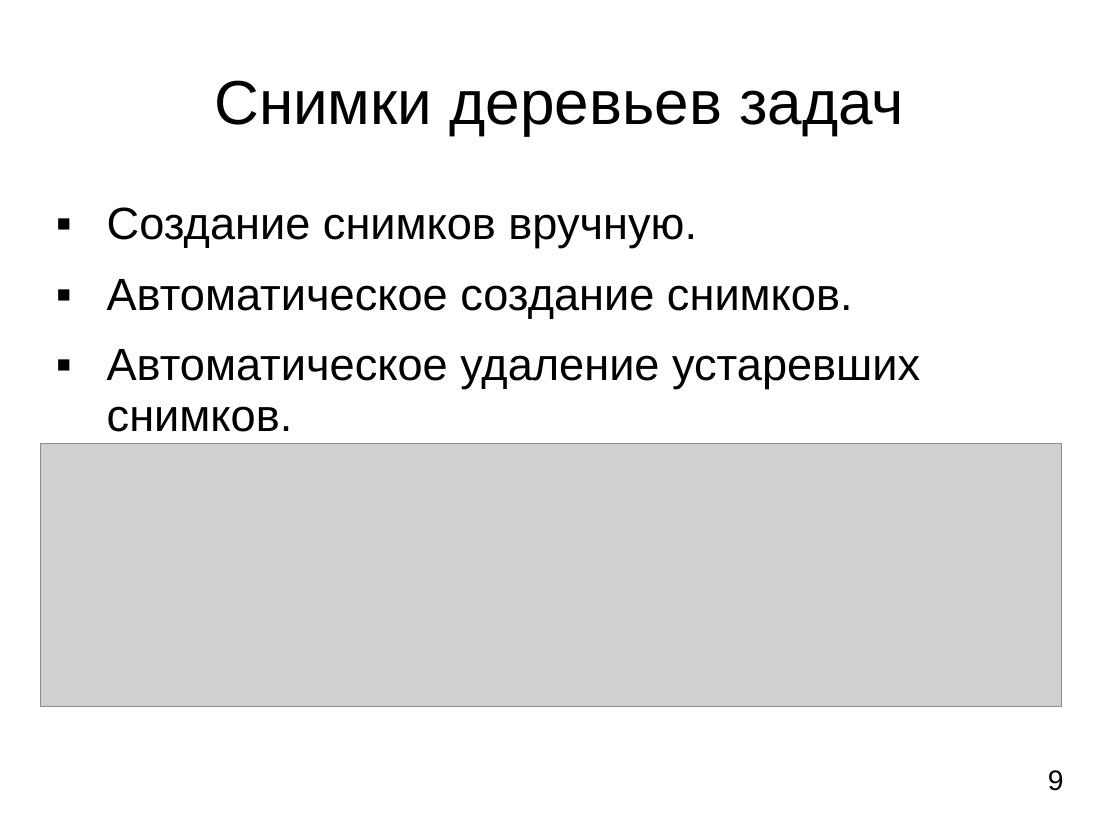
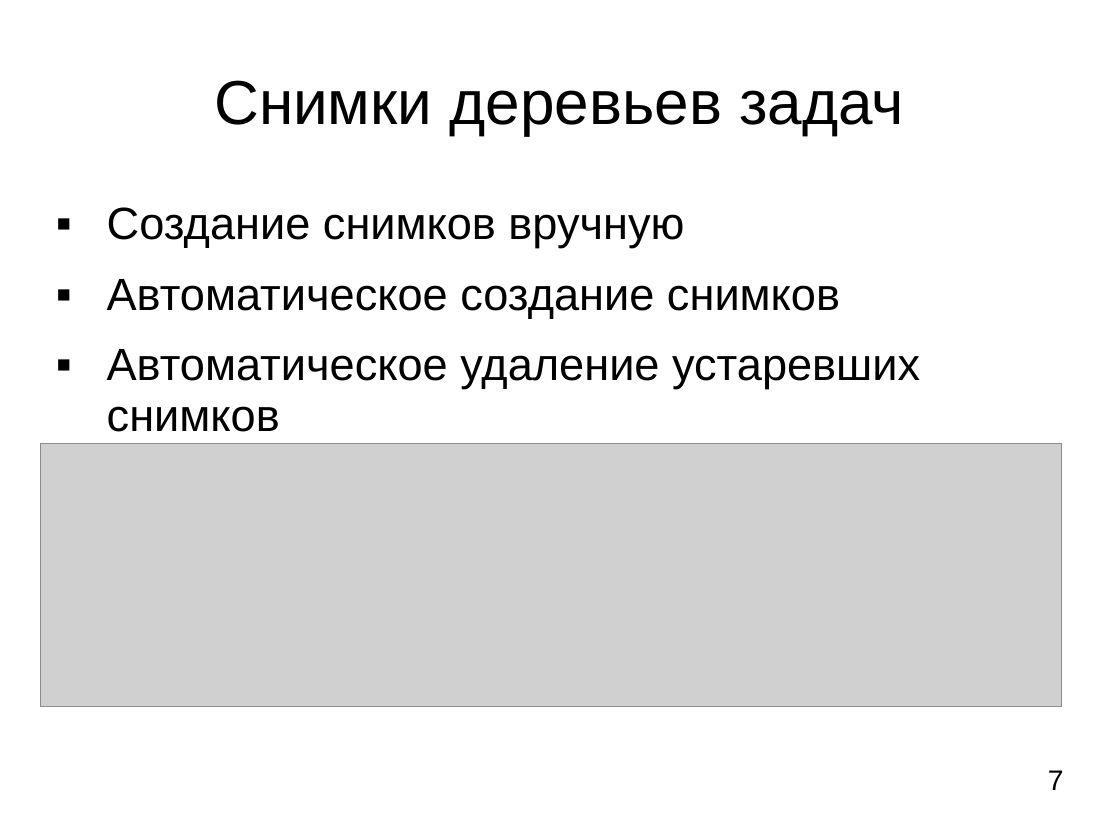
Before and after one commit to LilyTs/Diplom, a slide deck: slide 7 of Цаплина_(Дипломная).ppt (slide 9 before the commit). Drawn at 1120x840 pixels with LibreOffice and Linux fonts; fonts in the diff are those of the drawing; grey boxes stand for pictures. Boxes give left, top, right and bottom in pixels: in the first picture for what was removed or moved away, otherwise in the second. Text is boxed around its words. In the diff, an @@ line names an element or a change of style, - is before the commit and + after.

```diff
--- a/Цаплина_(Дипломная).ppt
+++ b/Цаплина_(Дипломная).ppt
@@ text at bbox=[107, 207, 920, 432]: text changed @@
-▪ Создание снимков вручную.
-▪ Автоматическое создание снимков.
-▪ Автоматическое удаление устаревших снимков.
+▪ Создание снимков вручную
+▪ Автоматическое создание снимков
+▪ Автоматическое удаление устаревших снимков
@@ page number at bbox=[1048, 770, 1064, 790]: text changed @@
-9
+7
```
Also in this commit, not shown: 7 other slides changed, 4 slides added, 13 slides removed, 2 other files.
